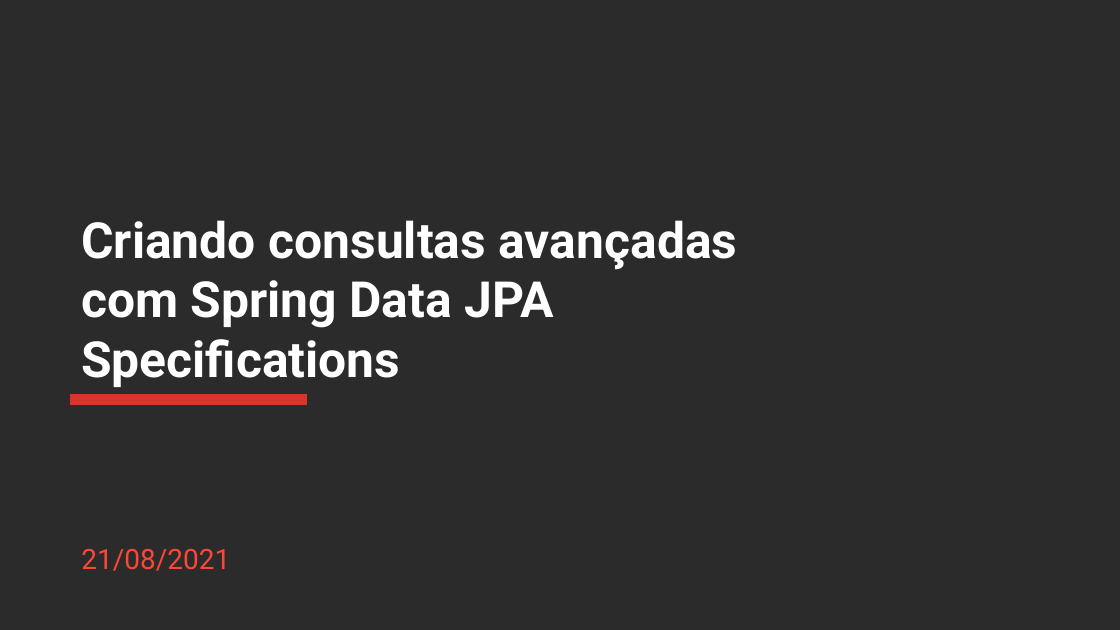
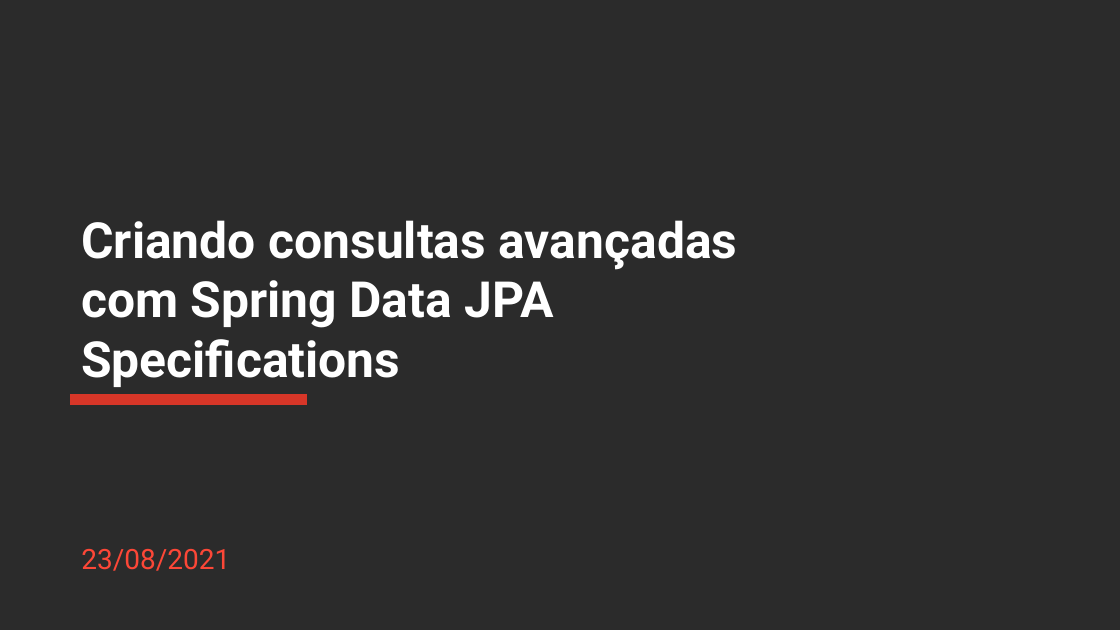
Before and after one commit to rocketseat-creators-program/spring-data-jpa-specification-2021-08-23, a slide deck: slide 1 of Apresentacao_Spring_Data_Specifications.pptx. Drawn at 1120x630 pixels with LibreOffice and Linux fonts; fonts in the diff are those of the drawing; background and template pictures are left out; a plain dark background stands for a picture behind light text. Boxes give left, top, right and bottom in pixels: in the first picture for what was removed or moved away, otherwise in the second. Text is boxed around its words. In the diff, an @@ line names an element or a change of style, - is before the commit and + after.

Commit message:
Added specifications filter

```diff
--- a/Apresentacao_Spring_Data_Specifications.pptx
+++ b/Apresentacao_Spring_Data_Specifications.pptx
@@ subtitle at (81,549,230,571): text changed @@
-21/08/2021
+23/08/2021
```
Also in this commit, not shown: 2 other slides changed, 1 slide added, 6 other files.
